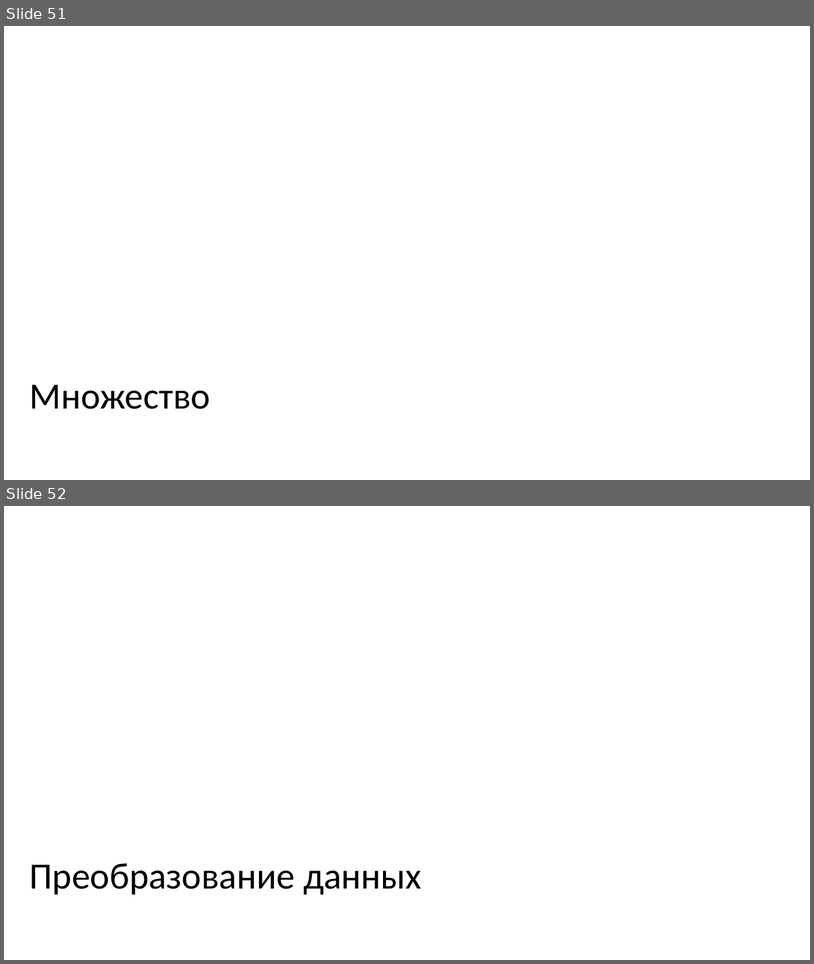
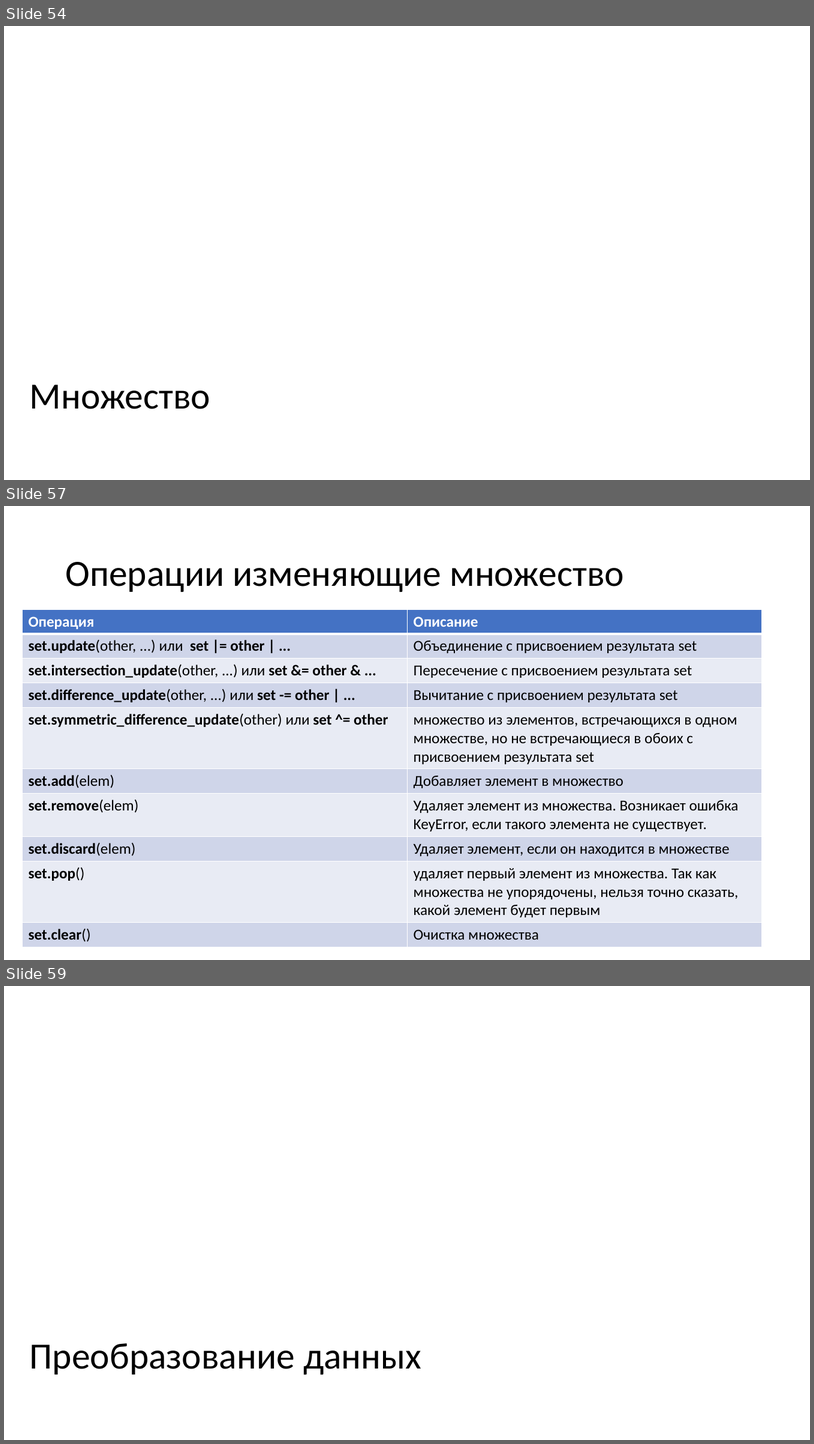
Before and after one commit to paveltsytovich/telegram-course, a slide deck: Presentation/Основы алгоритмизации и программирования.pptx. Shown one above the other, each under a label of ours: slides 51 and 52 before the commit, slides 54, 57 and 59 after it; the slides between them are not shown. The pictures are 814x964 and 814x1444 pixels, drawn with LibreOffice and Linux fonts; fonts in the diff are those of the drawing. Boxes give left, top, right and bottom in pixels: in the first picture for what was removed or moved away, otherwise in the second. Text is boxed around its words. In the diff, an @@ line names an element or a change of style, - is before the commit and + after.

Commit message:
Множество

```diff
--- a/Presentation/Основы алгоритмизации и программирования.pptx
+++ b/Presentation/Основы алгоритмизации и программирования.pptx
@@ slide 57 added at (x1=4, y1=506, x2=810, y2=960), background #FFFFFF @@
@@ title added at (x1=65, y1=562, x2=624, y2=592), 44 pt, text #000000 @@
+Операции изменяющие множество
@@ table added at (x1=22, y1=609, x2=762, y2=945), 10 rows, 2 columns @@
+Операция | Описание
+set.update(other, ...) или set |= other | ... | Объединение с присвоением результата set
+set.intersection_update(other, ...) или set &= other & ... | Пересечение с присвоением результата set
+set.difference_update(other, ...) или set -= other | ... | Вычитание с присвоением результата set
+set.symmetric_difference_update(other) или set ^= other | множество из элементов, встречающихся в одном множестве, но не встречающиеся в обоих с присвоением результата set
+set.add(elem) | Добавляет элемент в множество
+set.remove(elem) | Удаляет элемент из множества. Возникает ошибка KeyError, если такого элемента не существует.
+set.discard(elem) | Удаляет элемент, если он находится в множестве
+set.pop() | удаляет первый элемент из множества. Так как множества не упорядочены, нельзя точно сказать, какой элемент будет первым
+set.clear() | Очистка множества
@@ what was slide 51 is now slide 54 @@
@@ what was slide 52 is now slide 59 @@
```
Also in this commit, not shown: 6 other slides added.
